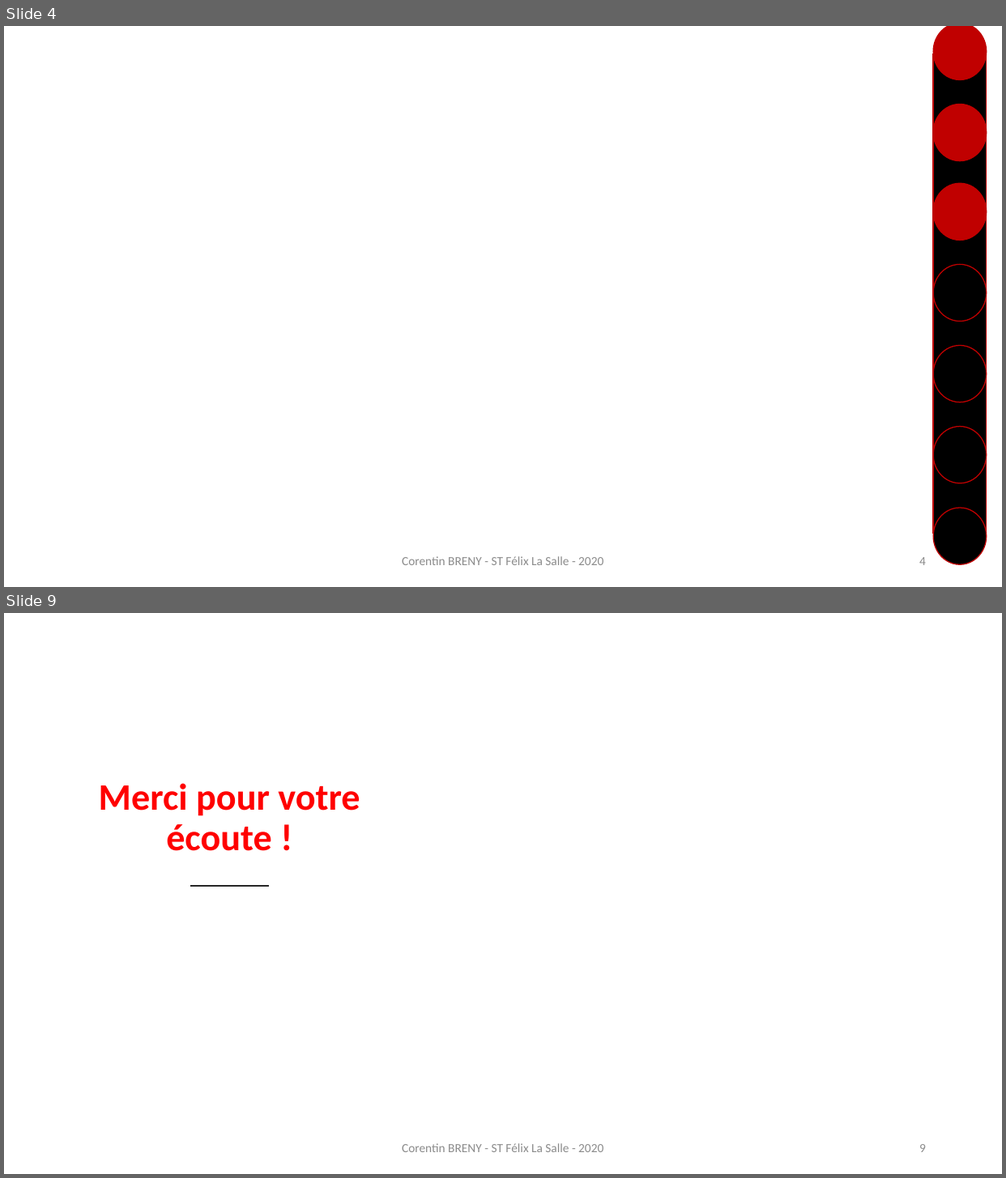
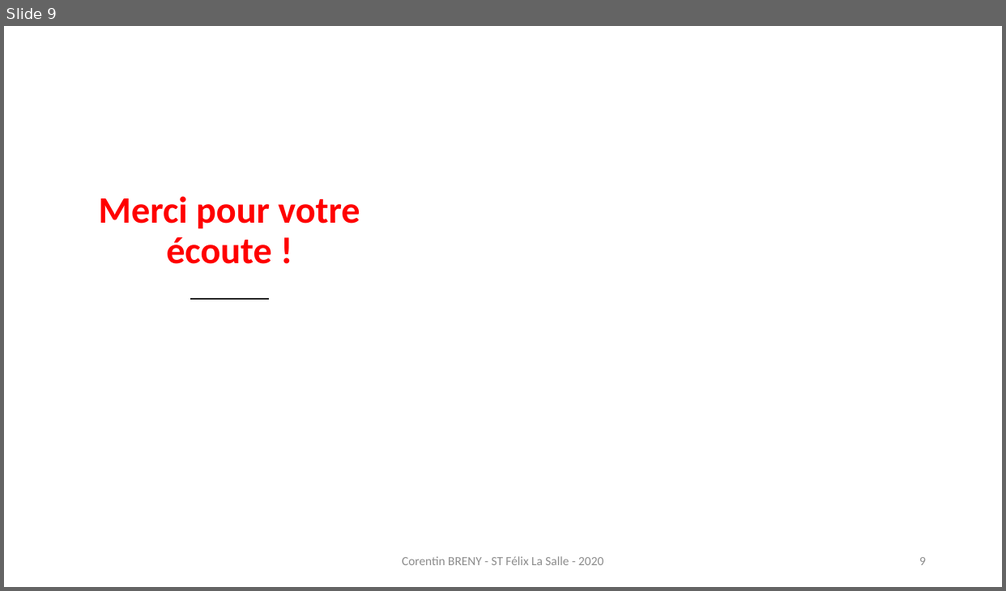
Before and after one commit to corentin-breny/Systeme_Escape_Game_13emePorte, a slide deck: Etudiants/Corentin/RDP n°1.pptx. Shown one above the other, each under a label of ours: slides 4 and 9 before the commit, slide 9 after it; the slides between them are not shown. The pictures are 1006x1178 and 1006x591 pixels, drawn with LibreOffice and Linux fonts; fonts in the diff are those of the drawing; background and template pictures are left out. Boxes give left, top, right and bottom in pixels: in the first picture for what was removed or moved away, otherwise in the second. Text is boxed around its words. In the diff, an @@ line names an element or a change of style, - is before the commit and + after.

```diff
--- a/Etudiants/Corentin/RDP n°1.pptx
+++ b/Etudiants/Corentin/RDP n°1.pptx
@@ slide 4 removed at (4,26,1002,587), background picture (left out) @@
@@ ellipse removed at (933,26,987,80) @@
@@ rectangle removed at (933,54,987,534) @@
@@ ellipse removed at (933,104,987,160) @@
@@ ellipse removed at (933,183,987,240) @@
@@ ellipse removed at (933,265,987,322) @@
@@ ellipse removed at (933,346,987,403) @@
@@ ellipse removed at (933,426,987,484) @@
@@ ellipse removed at (933,508,987,565) @@
@@ text removed at (402,557,603,565) @@
-Corentin BRENY - ST Félix La Salle - 2020
@@ page number removed at (919,557,926,565) @@
-4
```
Also in this commit, not shown: 6 slides changed, 1 slide added.
